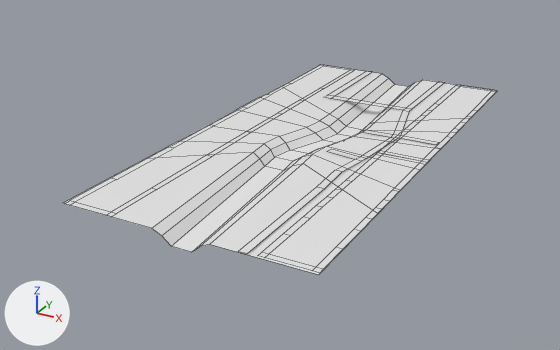
The FBX model URP Quang Binh v2/Assets/Assets/Meshes/Tutorial/SM_Tutorial_Terrain_01.fbx as it was, and as the next commit left it.
Rendered twice from a camera (50 mm lens) standing at (2.78, -5.77, 2.44) and looking at (-0.24, -0.27, -0.31). Arrows for +X, +Y and +Z are at lower left; the lights stay in place. The first picture is the older version. Mesh edges are drawn as thin lines. Where no turn or scale is listed for an object, it has been applied to the vertices.

The first picture shows 'SM_Tutorial_Terrain_01'.
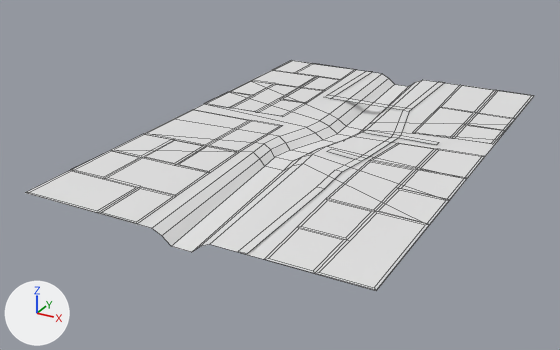
What the commit changed:
me_plane_004 is used by ob_sm_tutorial_terrain_01; location (0.0, 0.0, 0.0).
Verts and faces of me_plane_004; kept vertices keep their numbers, new ones are numbered from 216.
Before the commit, vertices of me_plane_004: 68 (-1.02, -0.69, 0.0) at pixel (178, 141), 69 (-1.02, -0.24, 0.0) at pixel (207, 125), 70 (-1.02, -1.14, 0.0) at pixel (145, 158), 71 (-1.02, 0.71, 0.0) at pixel (259, 97), 72 (-1.02, 1.16, 0.0) at pixel (280, 86).
Before the commit, vertices of me_plane_004: 73 (-1.02, 0.27, 0.0) at pixel (236, 109), 74 (-1.02, 2.1, 0.0) at pixel (319, 64), 75 (-1.02, -2.1, 0.0) at pixel (62, 203).
Before the commit, vertices of me_plane_004: 76 (1.03, 0.69, 0.0) at pixel (457, 132), 77 (1.03, 0.24, 0.0) at pixel (441, 148), 78 (1.03, 1.14, 0.0) at pixel (471, 117), 79 (1.03, -0.71, 0.0) at pixel (400, 190), 80 (1.03, -1.16, 0.0) at pixel (378, 213).
Before the commit, vertices of me_plane_004: 81 (1.03, -0.27, 0.0) at pixel (420, 169), 82 (1.03, 2.1, 0.0) at pixel (497, 90), 83 (1.03, -2.1, 0.0) at pixel (318, 274).
me_plane_004 had 216 vertices, 124 faces and spanned x -1.02..1.03, y -2.11..2.11, z -0.1..0.01.
me_plane_004 no longer uses material mat_m_sand (white #e7e7e7).
me_plane_004 now has 296 vertices, 231 faces and spans x -1.39..1.4, y -2.11..2.11, z -0.1..0.01.
me_plane_004 part 1: the loose piece of 40 vertices spanning x 0.59..1.03, y -0.1..2.1, z 0.0 is rebuilt with 32 vertices and now spans x 0.63..1.4, y 0.48..2.1, z 0.0.
me_plane_004 part 2: the loose piece of 40 vertices spanning x 0.59..1.03, y -2.08..-0.11, z 0.0 is rebuilt with 50 vertices and now spans x 0.6..1.4, y -2.1..0.24, z 0.0.
me_plane_004 part 3: the loose piece of 40 vertices spanning x -1.01..-0.58, y -2.1..2.1, z 0.0 is rebuilt with 58 vertices and now spans x -1.39..-0.35, y -2.1..0.08, z 0.0.
me_plane_004 part 4: a new loose piece of 60 vertices spanning x -1.39..-0.52, y 0.27..2.1, z 0.0, in mat_m_gradient (its picture is missing).
Part 5, on me_plane_004:
Vertices 68 to 75 move by (-0.37, 0.0, 0.0).
Part 6, on me_plane_004:
Vertices 76 to 83 move by (0.37, 0.0, 0.0).
me_plane_004 no longer uses material mat_m_road (white #e7e7e7).

Pixel boxes (x1, y1, x2, y2) of what changed, in the pictures (560 x 350 px; the box of a moved part takes in the faces that stretch with it):
'SM_Tutorial_Terrain_01', reshaped (17% wider, 9% taller)
    before: (63, 65, 497, 275)
    after: (25, 60, 534, 290)
part 1 of me_plane_004, rebuilt (23% shorter)
    before: (378, 85, 497, 162)
    after: (412, 85, 534, 144)
part 2 of me_plane_004, rebuilt (30% wider, 22% taller)
    before: (258, 153, 427, 273)
    after: (265, 143, 485, 290)
part 3 of me_plane_004, rebuilt (11% narrower, 24% shorter)
    before: (65, 65, 355, 217)
    after: (25, 109, 282, 224)
part 4 of me_plane_004, added
    after: (204, 60, 356, 117)
part 5 of me_plane_004, moved or reshaped
    before: (63, 65, 381, 228)
    after: (27, 70, 381, 228)
part 6 of me_plane_004, moved or reshaped
    before: (210, 80, 491, 275)
    after: (210, 80, 531, 290)
